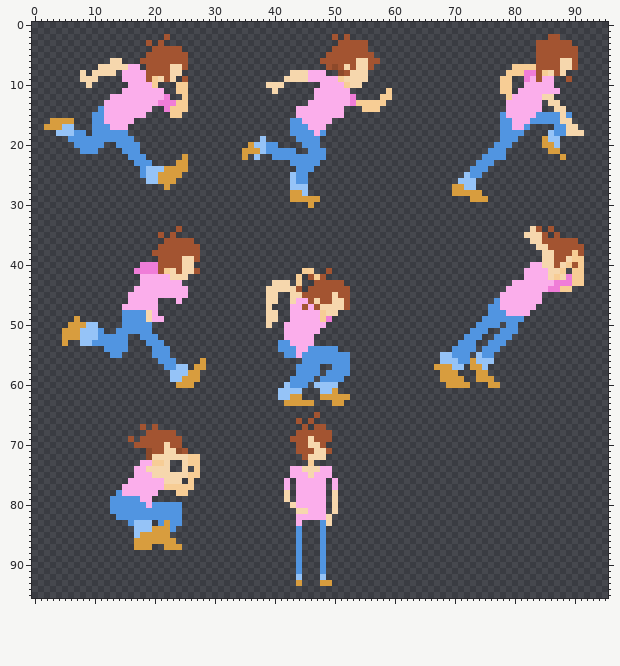
File history of a sprite sheet, ActualProtagPlatformChan.png. The first picture shows the starting point.
The file is 96x96 pixels. The old version is drawn lined up with the new one.
And afterwards:
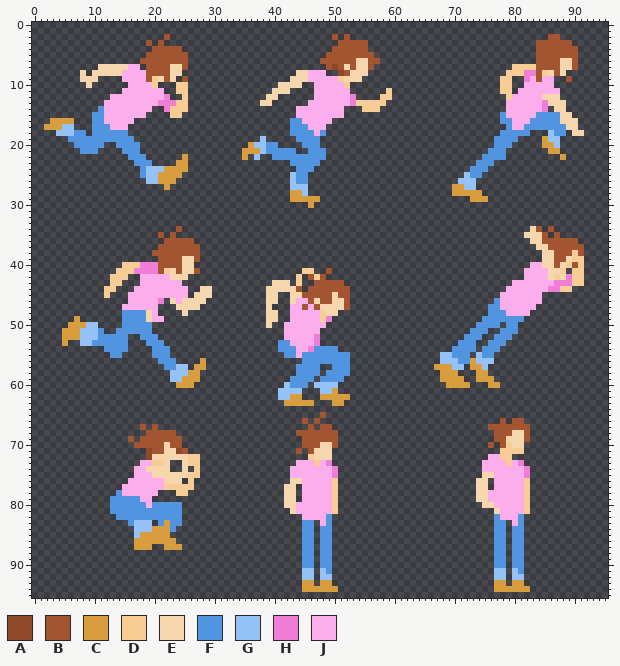
Palette (. is transparent): A #8d492a  B #a35431  C #d89d3e  D #f7cd95  E #f6d7ad  F #5195e1  G #95c3f7  H #f07dd8  J #fbaeeb
What changed:
drawings rearranged on the sheet (the old picture shows each at its new place)
@@ x 0..95 @@
  5 ...................BBBBBBB.......................BBBBBBBB...........................BBBBBBB.....
- 6 .............EE...BBBBBBBB......................BBBBBBEEBB..........................BBBBEEB.....
+ 6 ..................BBBBBBBB......................BBBBBBEEBB..........................BBBBEEB.....
  7 ...........EEEEEJJ.BBBBEEB.......................BABEBEEB.......................DDDDBBBBEEB.....
- 8 ........E.EEEE.JJJJBBBBEE..................EEEJJJ..ABEEE.......................DDDHHBDEBE.......
- 9 ........EEE....JJJJBDEBE.B................EEEEJJJJJDEEEE......................DD..HJBJJ..B......
-10 .........E......JJJJD...DD.............EEE......JJJJDEE.......................DD..JJJJJ.........
-11 ...............JJJJJJJ..DD..............E......JJJJJJ......D..................DD.JJJJJJJ........
-12 .............JJJJJJJJJH..D.....................JJJJJJH....DD...................DJJJJJEE.........
-13 ............JJJJJJJJJHHHDD....................JJJJJJJHDDDDD....................JJJJJJ.EE........
-14 ...........FJJJJJJJJ..HDDD..................JJJJJJJJ...DDD.....................JJJJJJ..EE.......
-15 ..........FFJJJJJJJ....DD...................JJJJJJJJ..........................FJJJJJFFFFEF......
-16 ...CCCC...FFJJJJJ..........................FFJJJJJ............................FFJJJFFFFFEE......
-17 ..CCCGG...FFFJJJ...........................FFFJJJ.............................FFJJF....FFEE.....
-18 ....GGGFF.FFFFFF...........................FFFFJF.............................FFFF....GFFEEE....
-19 ......FFFFFFFFFFF.....................G.....FFFF..............................FFF....CGG........
+ 8 ........E.EEEEEJJJJBBBBEE...................EEJJJ..ABEEE.......................DDDHHBDEBE.......
+ 9 ........EEE....JJJJBDEBE.B.................EEEJJJJJDEEE.......................DD..HJBJJ..B......
+10 .........E......JJJJD...DD...............EEEE..JJJJJD.........................DD..JJJJJ.........
+11 ...............JJJJJJJ..DD..............EEE....JJJJJJ......D..................DD.JJJJJJJ........
+12 .............JJJJJJJJJH..D.............EE......JJJJJJH....DD...................DJJJJJEEE........
+13 ............JJJJJJJJJHHHDD............EE......JJJJJJJHDDDDD....................JJJJJJHEEE.......
+14 ...........FJJJJJJJJ..HDDD..................JJJJJJJJ...DDD.....................JJJJJJH.EE.......
+15 ..........FFJJJJJJJ....DD...................JJJJJJJJ..........................FJJJJJFFFFEE......
+16 ...CCCC...FFJJJJJ..........................FFJJJJJ............................FFJJJFFFFFEEE.....
+17 ..CCCGG...FFFJJJ...........................FFFJJJ..............................FJJFFFFFFFEE.....
+18 ....GGGFF.FFFFFF...........................FFFFJF.............................FFFFF...GFF.EE....
+19 ......FFFFFFFFFFF.....................G.....FFFF.............................FFFF....CGG........
 20 .......FFFFF..FFFF..................CGGFF....FFF.............................FFF.....CCG........
@@ x 10..31 @@
 39 ...........BBBBEEB....
-40 ........HHHBBBBEE.....
-41 .......HHHHBDEBEEB....
-42 ........JJJJJEEE......
-43 ........JJJJJJJ.......
-44 .......JJJJJJJJJ......
-45 ......JJJJJJJJJJ......
-46 ......JJJJJ...J.......
-47 .....JJJJJJ...........
-48 .....FFFFEJ...........
+40 .....DDDHHHBBBBEE.....
+41 ....DDDHHHHBDEBEEB....
+42 ...DDD..JJJJJEEE......
+43 ...DD...JJJJJJJ.......
+44 ..DD...JJJJJJJJJ..EE..
+45 ..D...JJJJJJJJJJ.EEE..
+46 ......JJJJJH.EJEEEE...
+47 .....JJJJJJ...EEEE....
+48 .....FFFFEJ....E......
 49 .....FFFFEJJ..........
@@ x 44..49 @@
 51 JJJJ..
-52 JJJ...
-53 JJJ...
-54 JJFFFF
+52 JJJH..
+53 JJJH..
+54 JJHFFF
 55 JFFFFF
@@ x 40..84 @@
 64 .............................................
-65 .......B.....................................
-66 ....B.B......................................
-67 .....B.BB....................................
-68 ....BBBBBB...................................
-69 ...BBBEBBB...................................
-70 ....BBEEB....................................
-71 ....BBBEEB...................................
-72 .....BEEE....................................
-73 ......D......................................
-74 ...JJEEEJJ...................................
-75 ...JJJEJJJ...................................
-76 ..J.JJJJJ.J..................................
-77 ..J.JJJJJ.J..................................
-78 ..E.JJJJJ.E..................................
-79 ..E.JJJJJ.E..................................
-80 ...EJJJJJ.E..................................
-81 ....EEJJJ.E..................................
-82 ....JJJJJE...................................
-83 ....J...FE...................................
-84 ....F...F....................................
-85 ....F...F....................................
-86 ....F...F....................................
-87 ....F...F....................................
-88 ....F...F....................................
-89 ....F...F....................................
-90 ....F...F....................................
-91 ....F...F....................................
-92 ....G...G....................................
-93 ....C...CC...................................
-94 .............................................
+65 ........B....................................
+66 .....B.B..............................B.BB...
+67 ......B.BB..........................BBBBBBB..
+68 ....BBBBBBB..........................BBBEEB..
+69 .....BBBBBB..........................BBEEEB..
+70 .....BBBEEB.........................B.BDEE...
+71 ....B.BEEE............................DDDD...
+72 ......DEEE..........................JJDD.....
+73 ....JJJDJH.........................JJJJDJH...
+74 ...JJJJJJJH........................JJJJJJJH..
+75 ...JJJJJJJH........................EEJJJJJH..
+76 ...EEJJJJJD.......................EE.JJJJJD..
+77 ..EE.JJJJJD.......................EE.JJJJJD..
+78 ..EE.JJJJJD.......................EEJJJJJJD..
+79 ..EE.JJJJJD.......................EEJJJJJJD..
+80 ..EEJJJJJJD........................EEJJJJJD..
+81 ...EJJJJJJD..........................EJJJJD..
+82 .....JJJJF...........................FJJJF...
+83 .....FF.JF...........................FF.JF...
+84 .....FF.FF...........................FF.FF...
+85 .....FF.FF...........................FF.FF...
+86 .....FF.FF...........................FF.FF...
+87 .....FF.FF...........................FF.FF...
+88 .....FF.FF...........................FF.FF...
+89 .....FF.FF...........................FF.FF...
+90 .....FF.FF...........................FF.FF...
+91 .....GG.GF...........................GG.GF...
+92 .....GG.GG...........................GG.GG...
+93 .....CC.CC...........................CC.CC...
+94 .....CCCCCC..........................CCCCCC..
 95 .............................................
